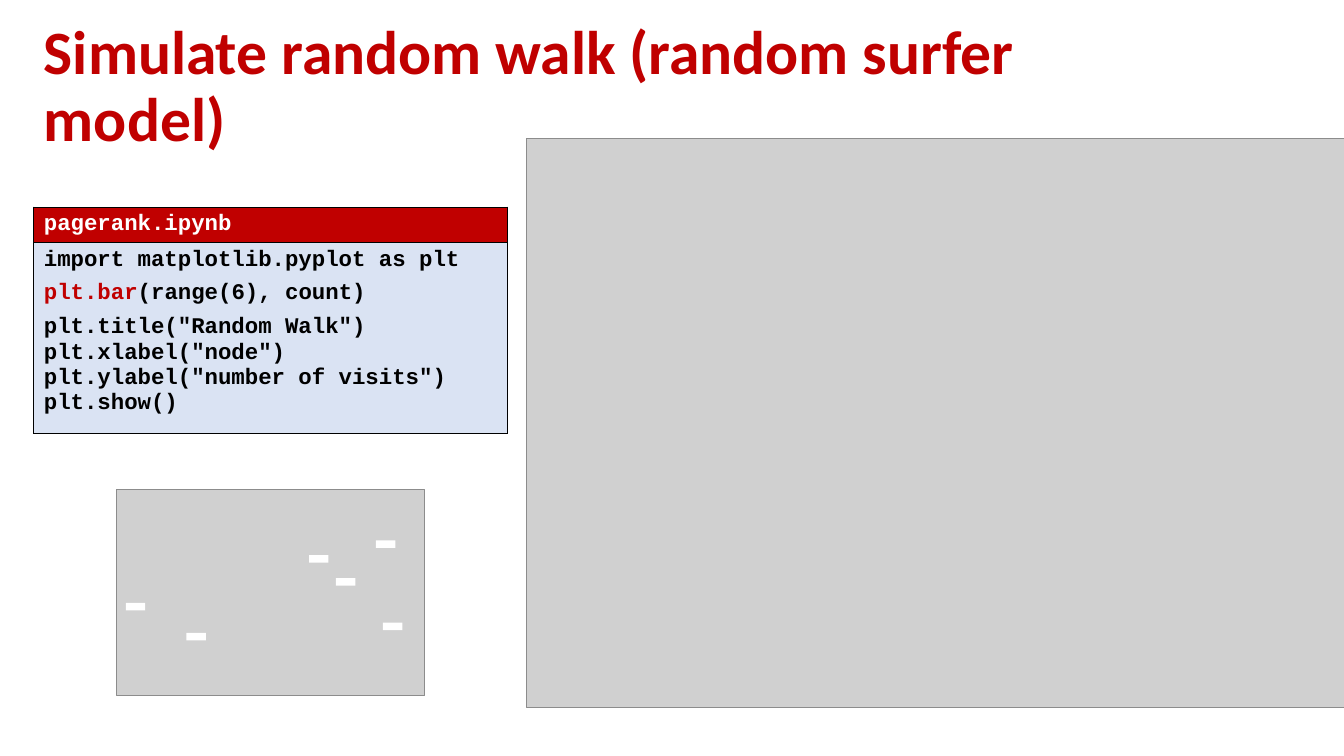
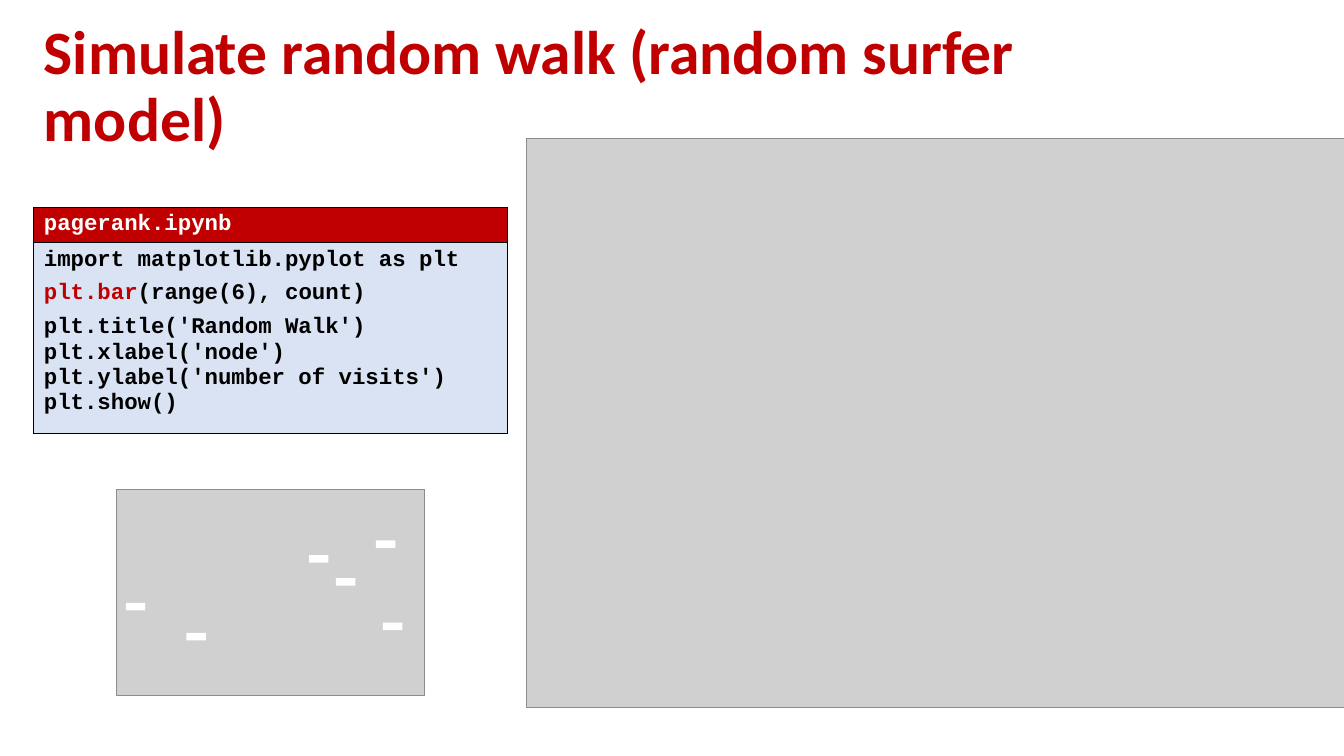
Before and after one commit to gsbrodal/gsbrodal.github.io, a slide deck: slide 9 of ipsa/slides/linear_programming.pptx. Drawn at 1344x756 pixels with LibreOffice and Linux fonts; fonts in the diff are those of the drawing; grey boxes stand for pictures. Boxes give left, top, right and bottom in pixels: in the first picture for what was removed or moved away, otherwise in the second. Text is boxed around its words. In the diff, an @@ line names an element or a change of style, - is before the commit and + after.

```diff
--- a/ipsa/slides/linear_programming.pptx
+++ b/ipsa/slides/linear_programming.pptx
@@ table at (34, 207, 508, 435) @@
@@ row 2, column 1: "import matplotlib.pyplot as plt / plt.bar(range(6), count) / plt.title("Random Walk") / plt.xlabel("node") / plt.ylabel("number of visits") / plt.show()" to "import matplotlib.pyplot as plt / plt.bar(range(6), count) / plt.title('Random Walk') / plt.xlabel('node') / plt.ylabel('number of visits') / plt.show()" @@
```
Also in this commit, not shown: 1 other slide changed, 12 other files.
